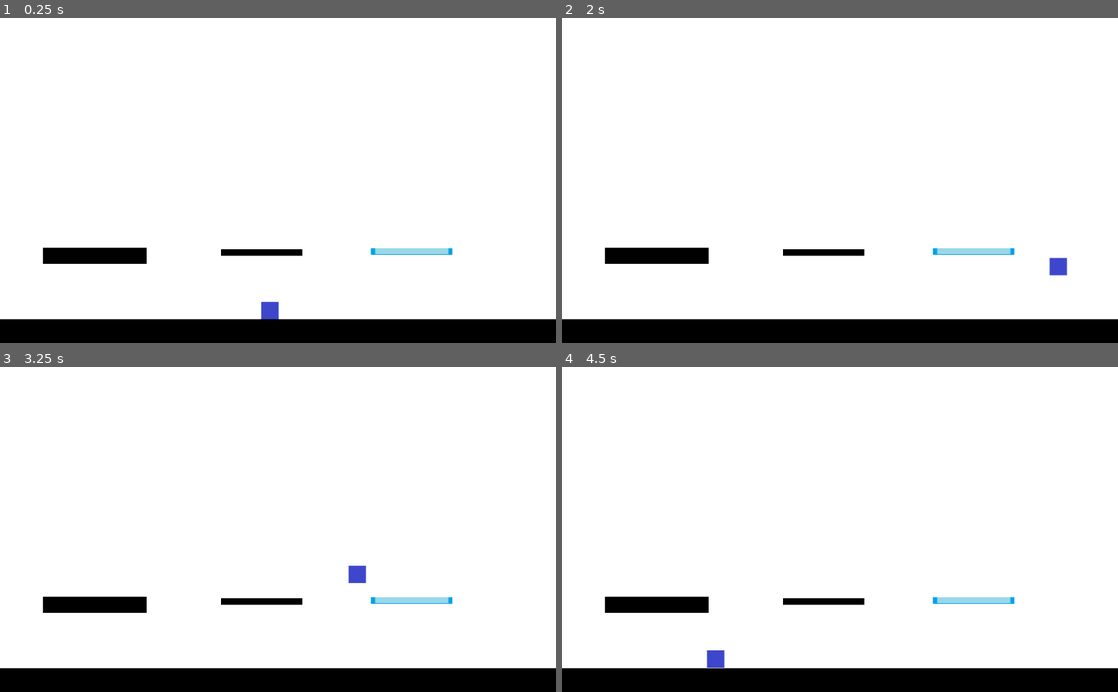
Above: before the commit, frames 1-4 (two rows, left to right).
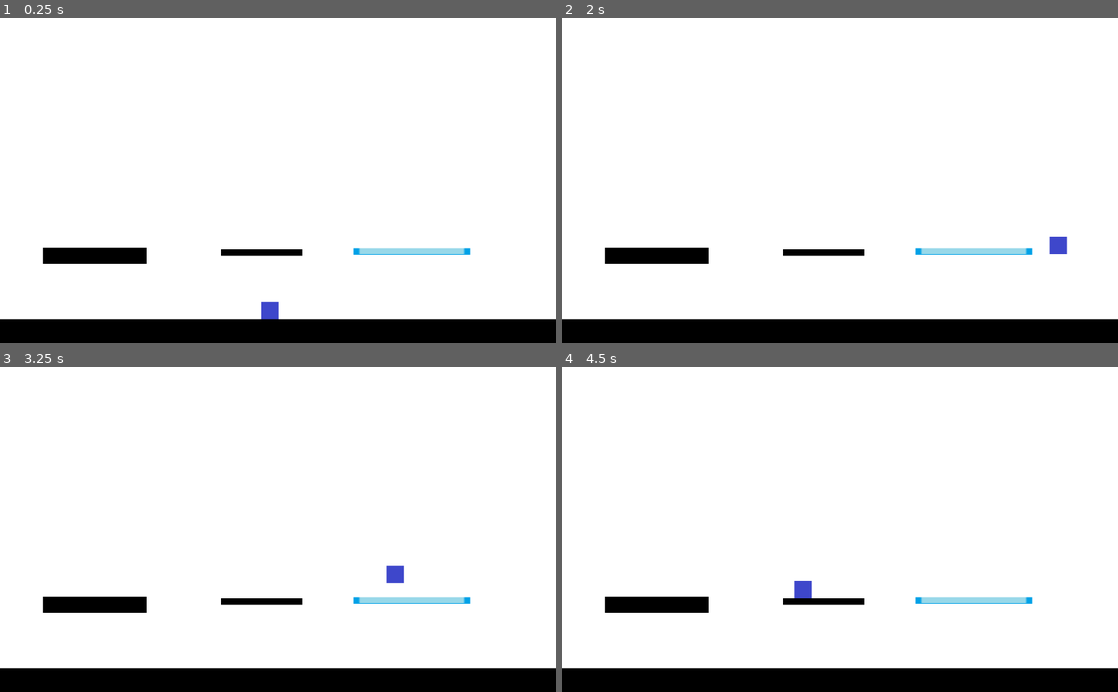
Above: after the commit, the same moments.

Repository: Darkstick/Jumper
Game: Godot game, scene res://Scenes/Levels/testMap.tscn
Two runs of this game, one before a commit and one after it. Both use one fixed random seed, a clock stepped at 60 frames per second and the inputs below. This scene is started directly instead of the project's main scene.
Inputs:
- Up to frame 1 (0.25 s): no input
- Up to frame 2 (2 s): tap Enter at 0.5 s; hold Right (right) from 0.53 s (still down); tap Up (up) at 0.77, 1.52 s
- Up to frame 3 (3.25 s): release Right (right) at 2.03 s; hold Left (left) from 2.03 s (still down); tap Up (up) at 3.02 s
- Up to frame 4 (4.5 s): tap Up (up) at 3.77 s; release Left (left) at 4.28 s; hold Right (right) from 4.28 s (still down)

The runs differ from the first frame. In frame 1, 0.2% of the frame differs, in the area x 63-85%, y 70-73%; in frame 2, 0.5%; in frame 3, 0.5%, in the area x 62-85%, y 61-73%; in frame 4, 0.5%.

Commit message:
resizable ice platforms

Diff:
--- a/Scenes/Objects/icyPlatform.tscn
+++ b/Scenes/Objects/icyPlatform.tscn
@@ -14,6 +14,6 @@
 scale = Vector2( 2.5, 0.2 )
 texture = ExtResource( 1 )
 
-[node name="CollisionShape2D" type="CollisionShape2D" parent="."]
+[node name="Collision" type="CollisionShape2D" parent="."]
 shape = SubResource( 1 )
 one_way_collision = true
--- a/Scripts/Objects/basicPlatform.gd
+++ b/Scripts/Objects/basicPlatform.gd
@@ -2,7 +2,6 @@
 
 export var is_static = false
 var rng = RandomNumberGenerator.new()
-
 
 func _ready():
 	if is_static == false:
--- a/Scripts/Objects/icyPlatform.gd
+++ b/Scripts/Objects/icyPlatform.gd
@@ -1,4 +1,14 @@
 extends KinematicBody2D
+
+export var is_static = false
+var rng = RandomNumberGenerator.new()
+
+func _ready():
+	if is_static == false:
+		rng.randomize()
+		var random = rng.randf_range(0.5, 2)
+		$Sprite.scale *= Vector2(random,1)
+		$Collision.scale *= Vector2(random, 1)
 
 func contact(object):
 	object.friction = 0.1
